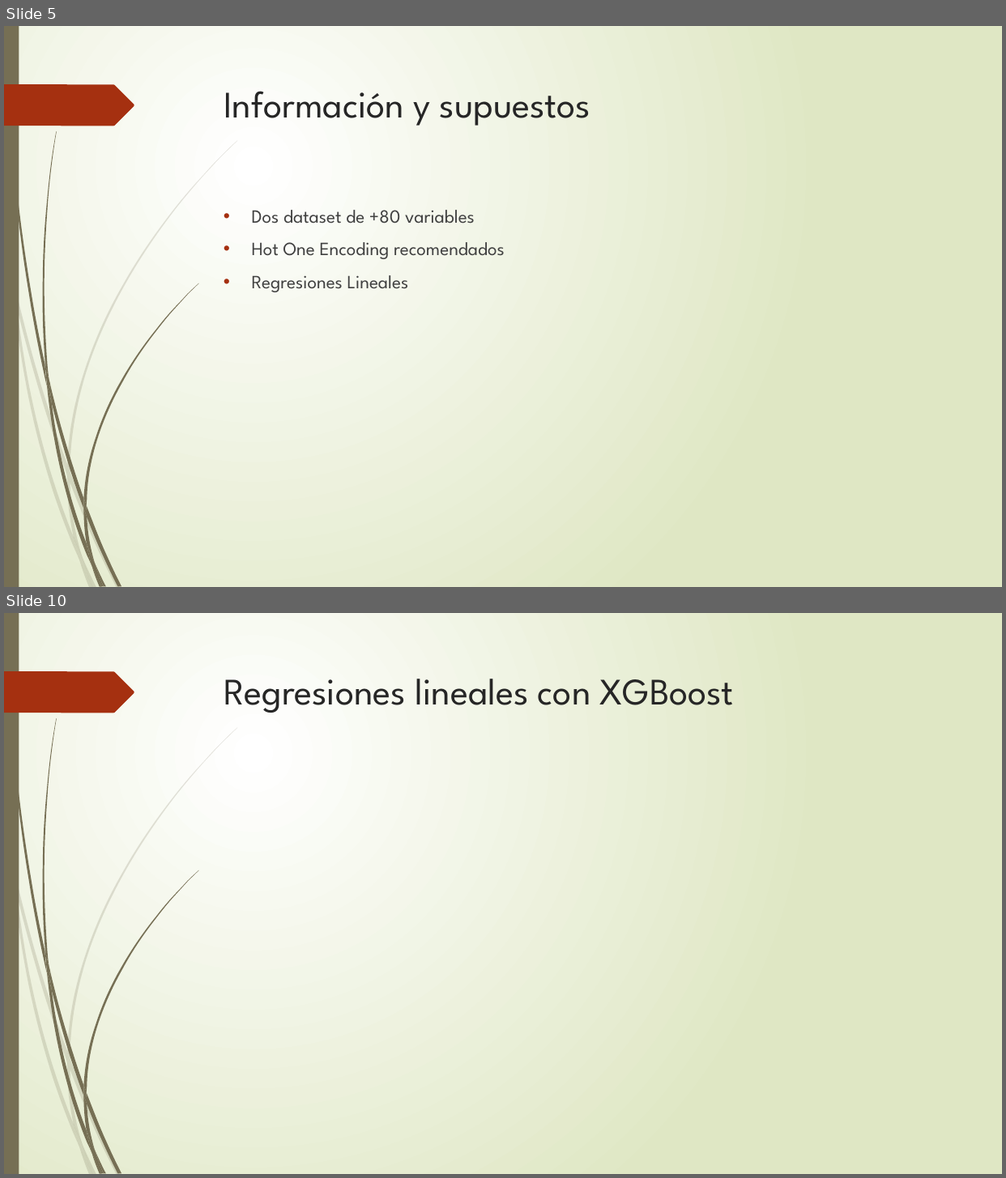
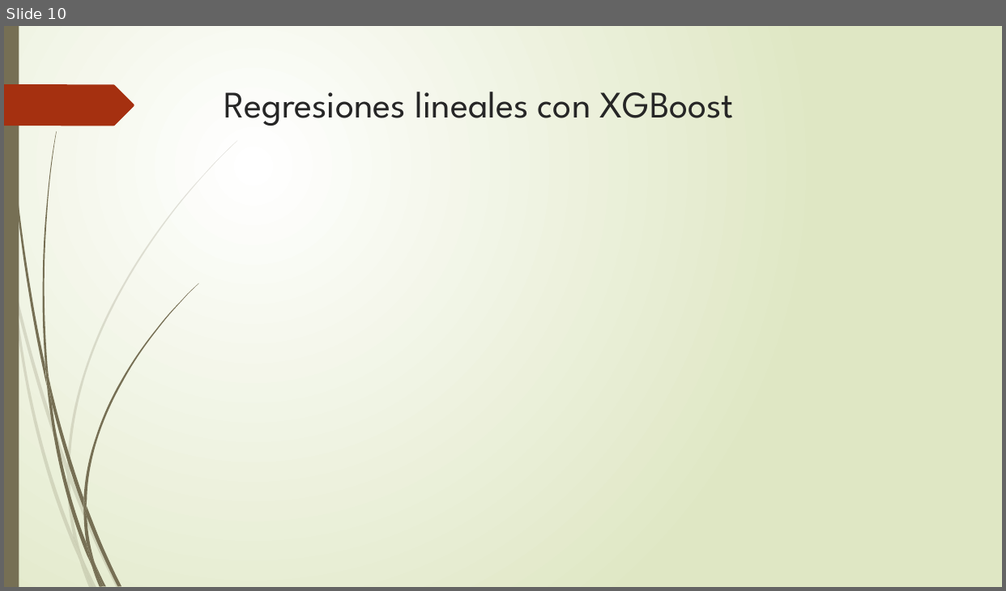
Before and after one commit to corderobot/Kaggle_House-Prices, a slide deck: Docs/House Prices.pptx. Shown one above the other, each under a label of ours: slides 5 and 10 before the commit, slide 10 after it; the slides between them are not shown. The pictures are 1006x1178 and 1006x591 pixels, drawn with LibreOffice and Linux fonts; fonts in the diff are those of the drawing. Boxes give left, top, right and bottom in pixels: in the first picture for what was removed or moved away, otherwise in the second. Text is boxed around its words. In the diff, an @@ line names an element or a change of style, - is before the commit and + after.

```diff
--- a/Docs/House Prices.pptx
+++ b/Docs/House Prices.pptx
@@ slide 5 removed at (x1=4, y1=26, x2=1002, y2=587), background gradient #FFFFFF to #DFE8C4; not listed: 24 template elements that a slide beside it also shows @@
@@ title removed at (x1=224, y1=91, x2=591, y2=126) @@
-Información y supuestos
@@ text removed at (x1=252, y1=210, x2=505, y2=292) @@
-• Dos dataset de +80 variables
-• Hot One Encoding recomendados
-• Regresiones Lineales
```
Also in this commit, not shown: 5 slides changed, 9 slides added, 3 other slides removed.
